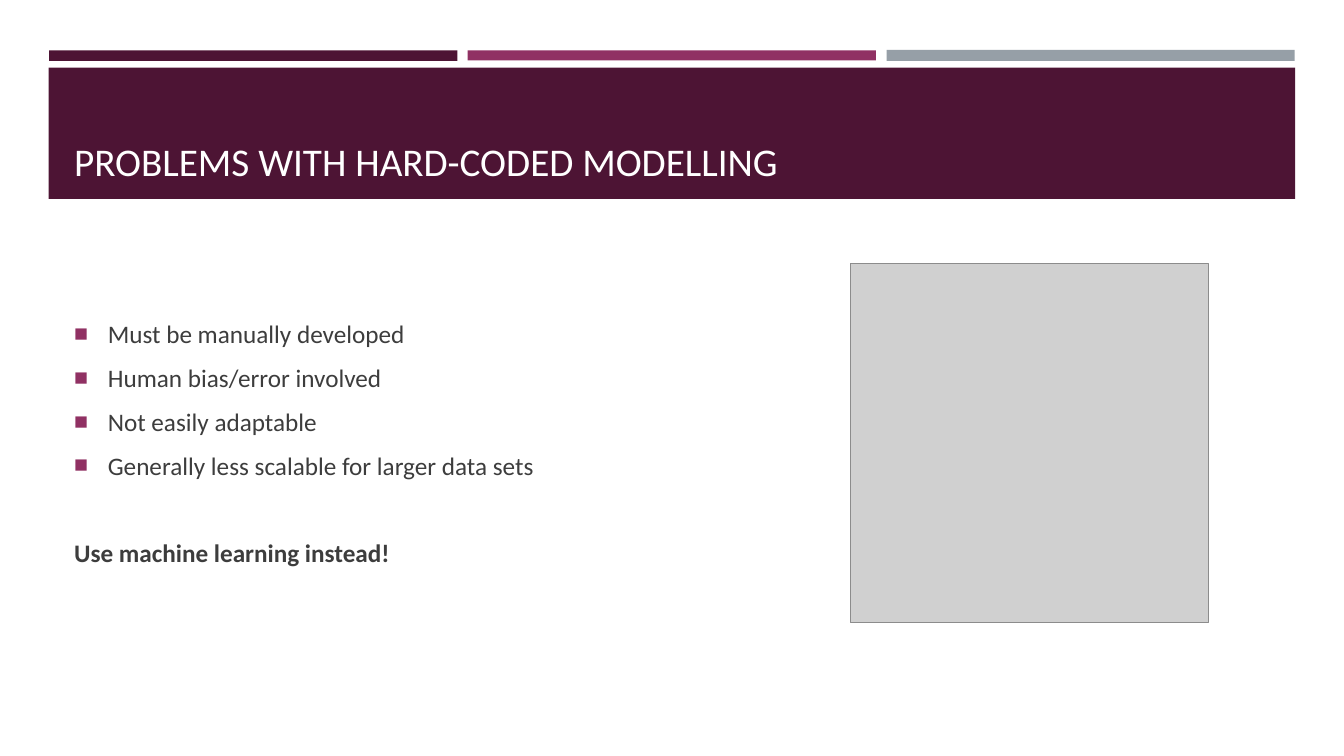
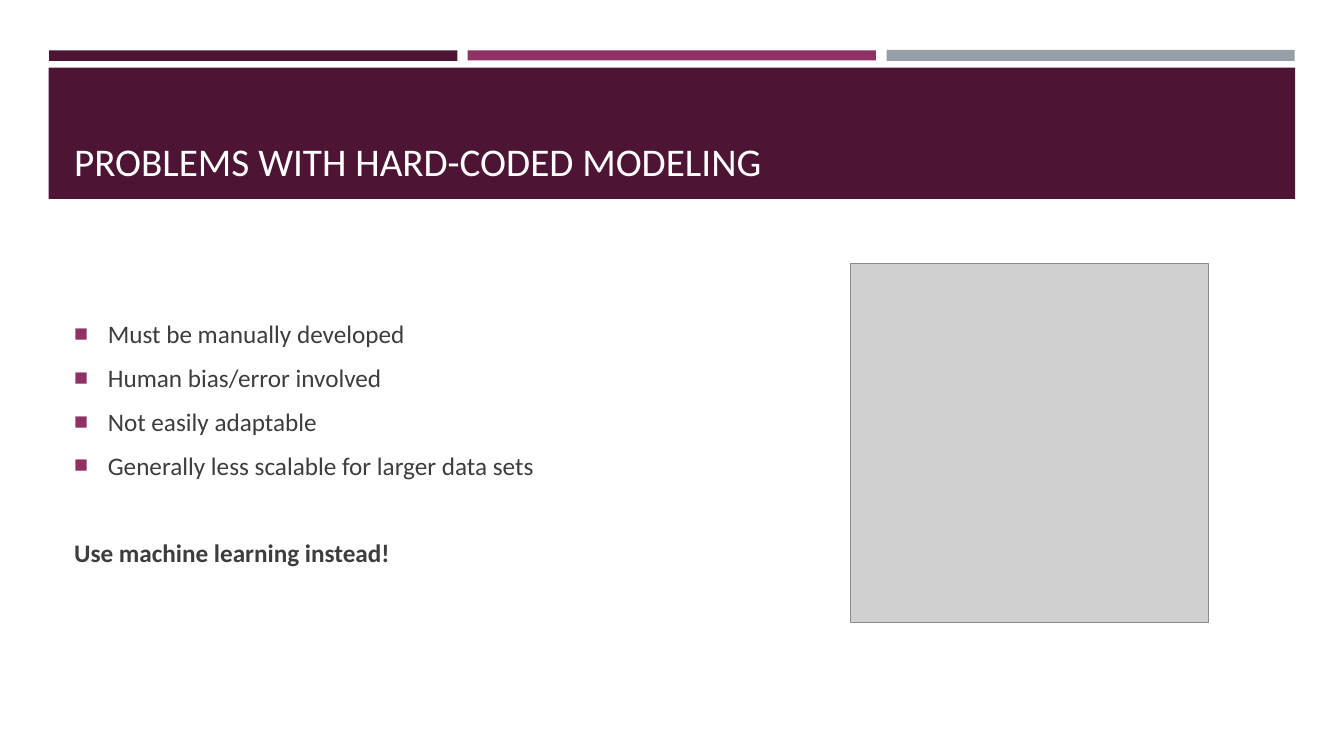
Before and after one commit to akashlevy/Deep-Learn-Oil, a slide deck: slide 5 of presentations/TRiCAM QRI Introductory Presentation.pptx. Drawn at 1344x756 pixels with LibreOffice and Linux fonts; fonts in the diff are those of the drawing; grey boxes stand for pictures. Boxes give left, top, right and bottom in pixels: in the first picture for what was removed or moved away, otherwise in the second. Text is boxed around its words. In the diff, an @@ line names an element or a change of style, - is before the commit and + after.

```diff
--- a/presentations/TRiCAM QRI Introductory Presentation.pptx
+++ b/presentations/TRiCAM QRI Introductory Presentation.pptx
@@ title at [74, 150, 761, 177]: text changed @@
-PROBLEMS WITH HARD-CODED MODELLING
+PROBLEMS WITH HARD-CODED MODELING
```
Also in this commit, not shown: 2 other slides changed, 9 slides added, 2 other files.
